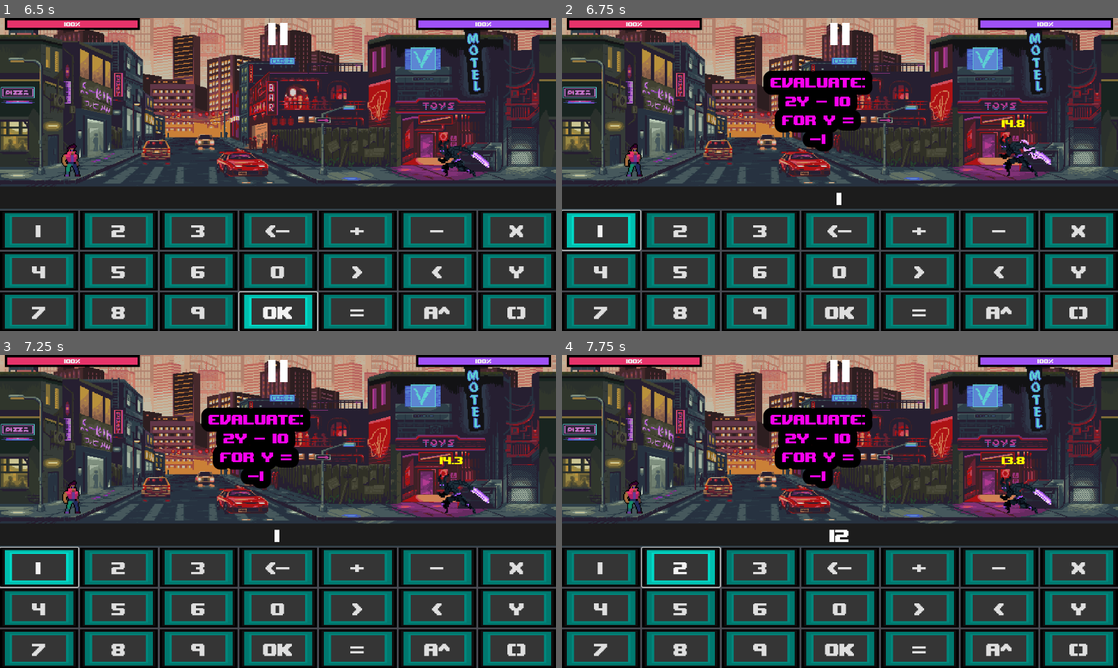
Above: before the commit, frames 1-4 (two rows, left to right).
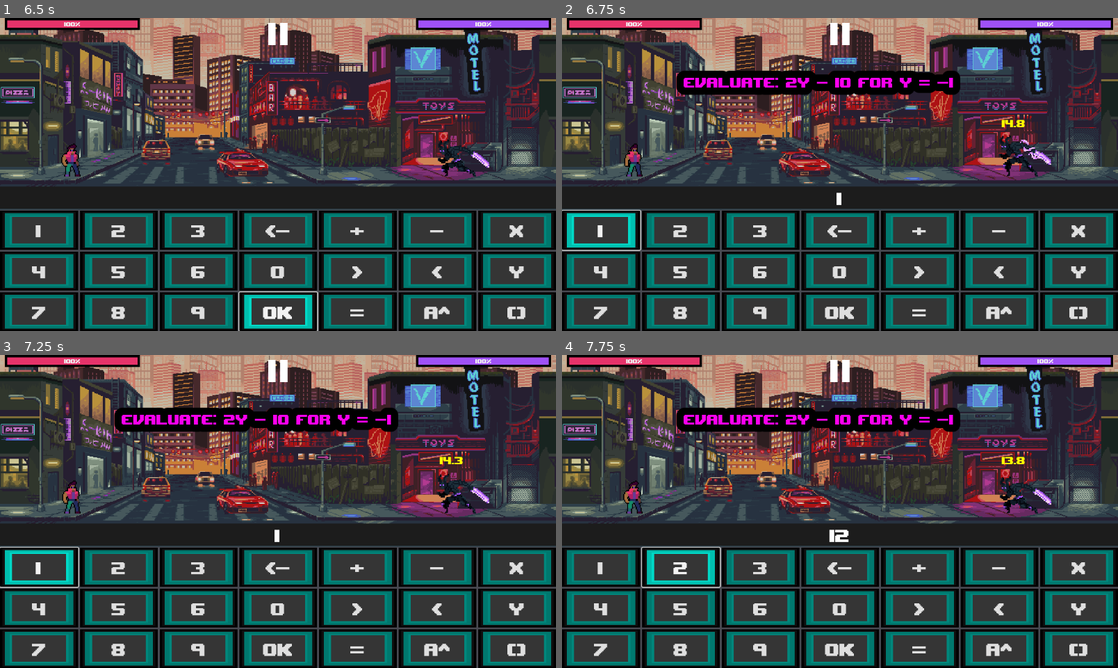
Above: after the commit, the same moments.

Repository: VinceAL-9/Mathfight
Game: Godot game, scene res://scenes/Whole game/Choose mode/campaign/levels/level_3.tscn
Two runs of this game, one before a commit and one after it. Both use one fixed random seed, a clock stepped at 60 frames per second and the inputs below. This scene is started directly instead of the project's main scene. Sound files missing from this copy of the repository are replaced by a short silence.
Inputs:
- Up to frame 1 (6.5 s): click "+" at 3.5 s; click "-" at 4.25 s; click "OK" at 5 s; click "OK" at 5.75 s
- Up to frame 2 (6.75 s): click "1" at 6.5 s
- Up to frame 3 (7.25 s): no input
- Up to frame 4 (7.75 s): click "2" at 7.25 s

Frame 1 is identical in both runs. In frame 2, 4.9% of the frame differs, in the area x 20-72%, y 16-43%; in frame 3, 4.9%; in frame 4, 4.9%.

Commit message:
Adjusted components
Fixed problem display position in game, optimized the problem generators to be challenging yet mentally solvable, adjusted fall back damage of player

Diff:
--- a/scenes/Whole game/Choose mode/campaign/Core gameplay/ProblemGens/lvl1_generator.tscn
+++ b/scenes/Whole game/Choose mode/campaign/Core gameplay/ProblemGens/lvl1_generator.tscn
@@ -11,9 +11,9 @@
 [node name="ProblemLabel" type="Label" parent="."]
 visible = false
 layout_mode = 0
-offset_left = -83.0
+offset_left = -309.0
 offset_top = -20.0
-offset_right = 89.0
+offset_right = 317.0
 offset_bottom = 16.0
 theme_override_colors/font_color = Color(0.980392, 0, 0.933333, 1)
 theme_override_constants/outline_size = 60
--- a/scenes/Whole game/Choose mode/campaign/Core gameplay/ProblemGens/lvl2_generator.tscn
+++ b/scenes/Whole game/Choose mode/campaign/Core gameplay/ProblemGens/lvl2_generator.tscn
@@ -11,9 +11,9 @@
 [node name="ProblemLabel" type="Label" parent="."]
 visible = false
 layout_mode = 0
-offset_left = -83.0
+offset_left = -309.0
 offset_top = -20.0
-offset_right = 89.0
+offset_right = 317.0
 offset_bottom = 16.0
 theme_override_colors/font_color = Color(0.980392, 0, 0.933333, 1)
 theme_override_constants/outline_size = 60
--- a/scenes/Whole game/Choose mode/campaign/Core gameplay/ProblemGens/lvl3_generator.tscn
+++ b/scenes/Whole game/Choose mode/campaign/Core gameplay/ProblemGens/lvl3_generator.tscn
@@ -11,9 +11,9 @@
 [node name="ProblemLabel" type="Label" parent="."]
 visible = false
 layout_mode = 0
-offset_left = -83.0
+offset_left = -309.0
 offset_top = -20.0
-offset_right = 89.0
+offset_right = 317.0
 offset_bottom = 16.0
 theme_override_colors/font_color = Color(0.980392, 0, 0.933333, 1)
 theme_override_constants/outline_size = 60
--- a/scenes/Whole game/Choose mode/campaign/Core gameplay/ProblemGens/lvl_1_generator.gd
+++ b/scenes/Whole game/Choose mode/campaign/Core gameplay/ProblemGens/lvl_1_generator.gd
@@ -50,7 +50,7 @@
 				# Simple like: 3x - 2x
 				var c1 = random_number(-10, 10)
 				var c2 = random_number(-10, 10)
-				while c1 == 0 and c2 == 0:
+				while c1 == 0 or c2 == 0:
 					c1 = random_number(-10, 10)
 					c2 = random_number(-10, 10)
 
@@ -75,7 +75,7 @@
 					"+" if c >= 0 else "-",
 					abs(c)
 				]
-				current_problem = "%d(%s)" % [a, term_inside]
+				current_problem = "Distribute: %d(%s)" % [a, term_inside]
 
 				# Distribute a*(bx + c)
 				var final_coeff = a * b
@@ -83,9 +83,11 @@
 				var expression = []
 				if final_coeff != 0:
 					expression.append(format_term(final_coeff, variable))
-				if final_const != 0:
-					expression.append("%+d" % final_const)
-				current_answer = " ".join(expression)
+				if final_const < 0:
+					expression.append("-%d" % abs(final_const))
+				else:
+					expression.append("+%d" % final_const)
+				current_answer = "".join(expression)
 
 		### 2. One-step Equation
 		2:
@@ -95,11 +97,11 @@
 
 			if op == "+":
 				var rhs = solution + coeff
-				current_problem = "%s + %d = %d" % [variable, coeff, rhs]
+				current_problem = "%s + %d = %d, %s = ?" % [variable, coeff, rhs, variable]
 				current_answer = "%s=%d" % [variable, solution]
 			else:
 				var lhs = coeff * solution
-				current_problem = "%d%s = %d" % [coeff, variable, lhs]
+				current_problem = "%d%s = %d, %s = ?" % [coeff, variable, lhs, variable]
 				current_answer = "%s=%d" % [variable, solution]
 
 		### 3. Evaluating an Expression
@@ -107,11 +109,13 @@
 			var value = random_number(-5, 10)
 			var coeff = random_number(1, 10)
 			var constant = random_number(-10, 10)
+			while constant == 0:
+				constant = random_number(-10, 10)
 
 			current_problem = "Evaluate: %d%s %s %d for %s = %d" % [
 				coeff,
 				variable,
-				"+" if constant >= 0 else "-",
+				"-" if constant <= 0 else "+",
 				abs(constant),
 				variable,
 				value
--- a/scenes/Whole game/Choose mode/campaign/Core gameplay/ProblemGens/lvl_2_generator.gd
+++ b/scenes/Whole game/Choose mode/campaign/Core gameplay/ProblemGens/lvl_2_generator.gd
@@ -30,66 +30,81 @@
 
 # Generates and stores a new algebra problem and its solution
 func generate_problem():
-	var problem_type = random_number(1, 4)  # Pick which type of problem to generate
+	var problem_type = random_number(1, 5)
 	var variable = random_variable()
 
 	match problem_type:
 		1:
 			# Multi-step equation using distributive property: a(x + b) + c = value
-			var sol = random_number(-10, 10)  # Pick the actual solution for x
-			var a = random_number(1, 5, true)  # Coefficient for distribution (can be negative)
-			var b = random_number(-5, 5)       # Inside-parenthesis constant
-			var c = random_number(-10, 10)     # Outside constant
-			var rhs = a * (sol + b) + c        # Evaluate RHS using chosen solution
+			var sol = random_number(-8, 8)
+			var a = random_number(2, 6, true)
+			var b = random_number(-5, 5)
+			var c = random_number(-8, 8)
+			var rhs = a * (sol + b) + c
 
 			current_problem = "Solve: %d(%s + %d) + %d = %d" % [a, variable, b, c, rhs]
 			current_answer = "%s=%d" % [variable, sol]
 
 		2:
 			# Equation with variables on both sides: ax + c = bx + d
-			var sol = random_number(-10, 10)
-			var a = random_number(1, 4, true)  # Coefficient on LHS
-			var b = random_number(1, 4, true)  # Coefficient on RHS
+			var sol = random_number(-7, 7)
+			var a = random_number(2, 5, true)
+			var b = random_number(2, 5, true)
 			while a == b:
-				b = random_number(1, 4, true)  # Ensure a ≠ b so it’s solvable
+				b = random_number(2, 5, true)  # Ensure a ≠ b
 
-			var c = random_number(-5, 5)
-			var d = a * sol + c - b * sol  # Construct RHS so x = sol is correct
+			var c = random_number(-6, 6)
+			var d = a * sol + c - b * sol
 
 			current_problem = "Solve: %d%s + %d = %d%s + %d" % [a, variable, c, b, variable, d]
 			current_answer = "%s=%d" % [variable, sol]
 
 		3:
 			# Linear inequality: ax + b < c
-			var sol = random_number(-5, 5)
-			var a = random_number(1, 4, true)
+			var sol = random_number(-6, 6)
+			var a = random_number(2, 8, true)
 			var b = random_number(-10, 10)
 			var sign_ = random_inequality()
-			var rhs = a * sol + b  # Calculate RHS to make solution valid
+			var rhs = a * sol + b
 
 			current_problem = "Solve: %d%s + %d %s %d" % [a, variable, b, sign_, rhs]
 			current_answer = "%s%s%d" % [variable, sign_, sol]
 
 		4:
-			# Equation with distribution on both sides: a(x + b) = c(x + d)
-			var sol = random_number(-5, 5)
-			var a = random_number(1, 3, true)
-			var b = random_number(-3, 3)
-			var c = random_number(1, 3, true)
-			var d = random_number(-3, 3)
+			# Linear inequality with negative coefficient: ax + b < c
+			var sol = random_number(-6, 6)
+			var a = random_number(-8, -2)  # Force a to be negative
+			var b = random_number(-10, 10)
+			var sign_ = random_inequality()
+			var rhs = a * sol + b  # Construct RHS so that sol is valid
+
+			current_problem = "Solve: %d%s + %d %s %d" % [a, variable, b, sign_, rhs]
+
+			# When solving ax + b < rhs and a is negative, we reverse the sign when solving for x
+			var flipped_sign = ""
+			match sign_:
+				"<": flipped_sign = ">"
+				">": flipped_sign = "<"
+
+			current_answer = "%s%s%d" % [variable, flipped_sign, sol]
+		5:
+			# Distribution on both sides: a(x + b) = c(x + d)
+			var sol = random_number(-6, 6)
+			var a = random_number(2, 6, true)
+			var b = random_number(-4, 4)
+			var c = random_number(2, 6, true)
+			var d = random_number(-4, 4)
 
 			var lhs = a * (sol + b)
 			var rhs = c * (sol + d)
 
 			if lhs == rhs:
-				# Adjust slightly if both sides evaluate to the same value (avoid trivial solution)
 				d += 1
 				rhs = c * (sol + d)
 
 			current_problem = "Solve: %d(%s + %d) = %d(%s + %d)" % [a, variable, b, c, variable, d]
 			current_answer = "%s=%d" % [variable, sol]
 
-	# Update the problem label text for display
 	problem_label.text = current_problem
 
 # Provides the answer to the currently generated problem
--- a/scenes/Whole game/Choose mode/campaign/Core gameplay/ProblemGens/lvl_3_generator.gd
+++ b/scenes/Whole game/Choose mode/campaign/Core gameplay/ProblemGens/lvl_3_generator.gd
@@ -62,11 +62,18 @@
 			var coef1 = random_number(1, 15)
 			var coef2 = random_number(1, 15)
 			var use_squared = randi() % 2 == 0  # 50% chance
+			var use_cubed = randi() % 2 == 0
+			while use_squared and use_cubed:
+				use_squared = randi() % 2 == 0
+				use_cubed = randi() % 2 == 0
 
 			var total = coef1 + coef2
 			if use_squared:
 				current_problem = "Simplify: %d%s + %d%s" % [coef1, get_exponent(v, 2), coef2, get_exponent(v, 2)]
 				current_answer = "%d%s" % [total, get_exponent(v, 2)]
+			elif use_cubed:
+				current_problem = "Simplify: %d%s + %d%s" % [coef1, get_exponent(v, 3), coef2, get_exponent(v, 3)]
+				current_answer = "%d%s" % [total, get_exponent(v, 3)]
 			else:
 				current_problem = "Simplify: %d%s + %d%s" % [coef1, v, coef2, v]
 				current_answer = "%d%s" % [total, v]
--- a/scripts/Whole game/Choose mode/campaign/Core gameplay/game.gd
+++ b/scripts/Whole game/Choose mode/campaign/Core gameplay/game.gd
@@ -140,7 +140,7 @@
 		if elapsed_time <= total_time * 0.30: # if the player solves within 30% of the total time
 			damage = 20
 		elif elapsed_time > total_time * 0.75: # if the player takes too long to answer
-			damage = 10
+			damage = 5
 		else:
 			damage = 15  # normal timing = standard damage
 
